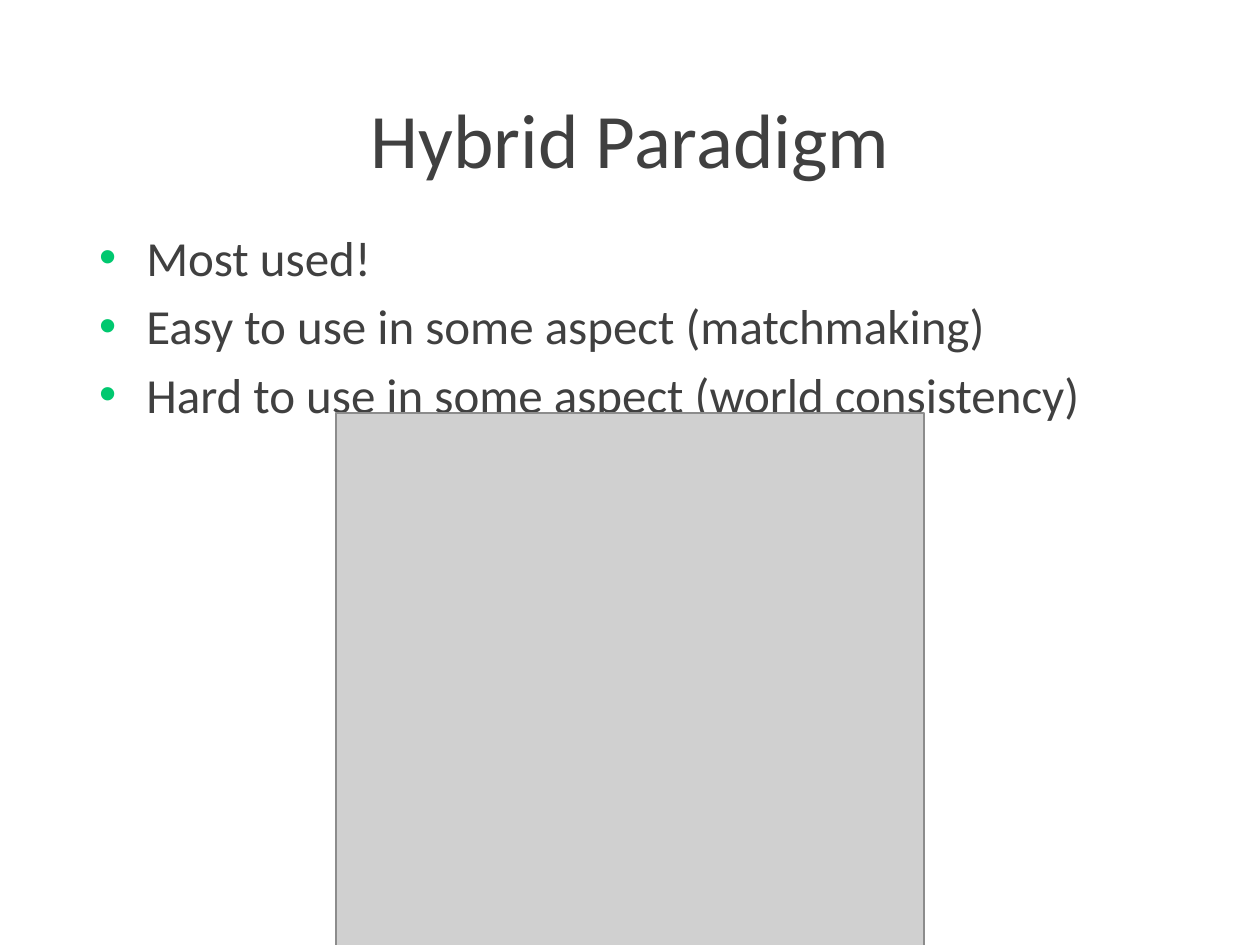
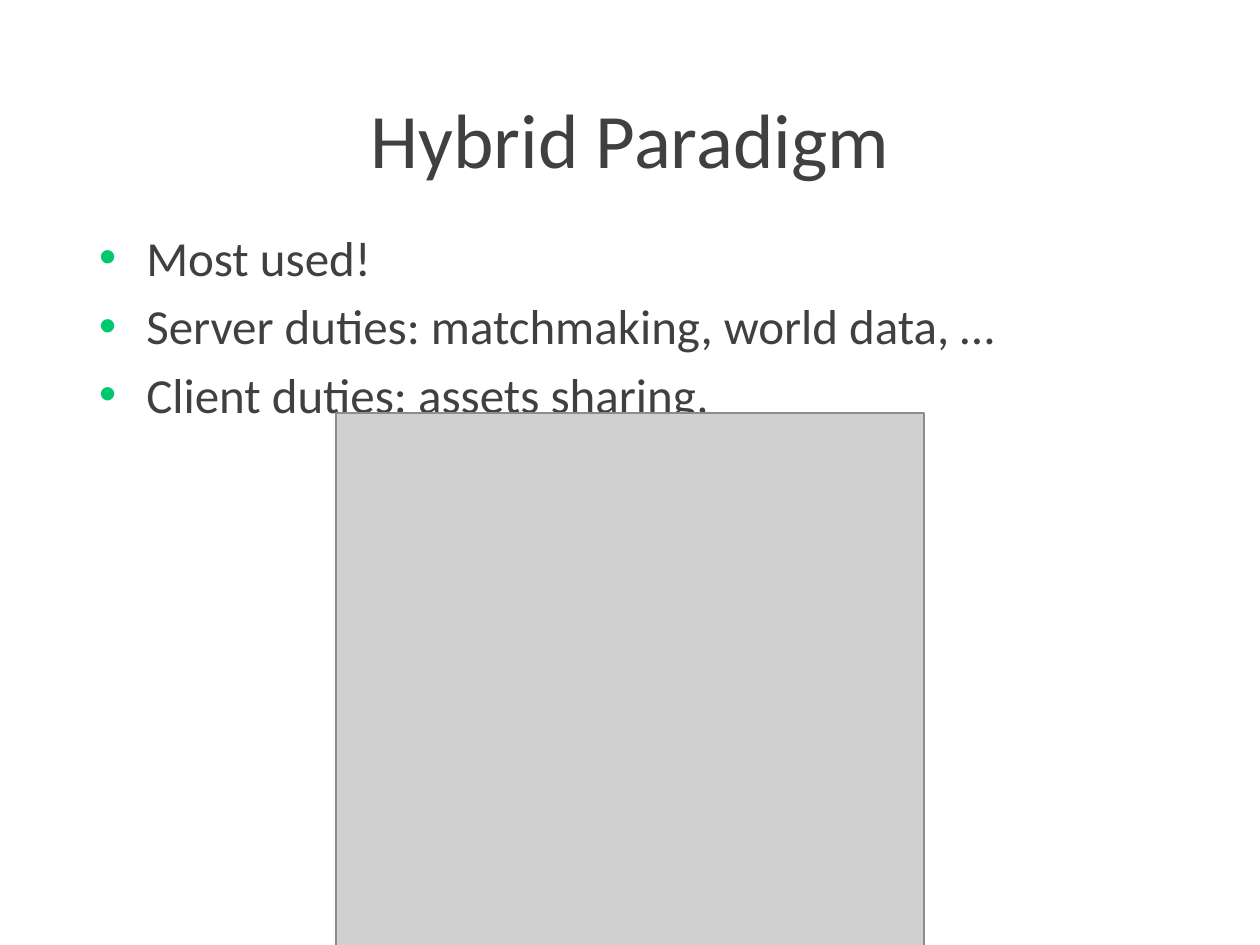
Before and after one commit to Lotti/codemotion2015, a slide deck: slide 11 of slides/slides.pptx. Drawn at 1260x945 pixels with LibreOffice and Linux fonts; fonts in the diff are those of the drawing; grey boxes stand for pictures; background and template pictures are left out. Boxes give left, top, right and bottom in pixels: in the first picture for what was removed or moved away, otherwise in the second. Text is boxed around its words. In the diff, an @@ line names an element or a change of style, - is before the commit and + after.

Commit message:
slides bugfix

```diff
--- a/slides/slides.pptx
+++ b/slides/slides.pptx
@@ text at [146,310,949,425]: text changed @@
-• Easy to use in some aspect (matchmaking)
-• Hard to use in some aspect (world consistency)
+• Server duties: matchmaking, world data, …
+• Client duties: assets sharing,
```
